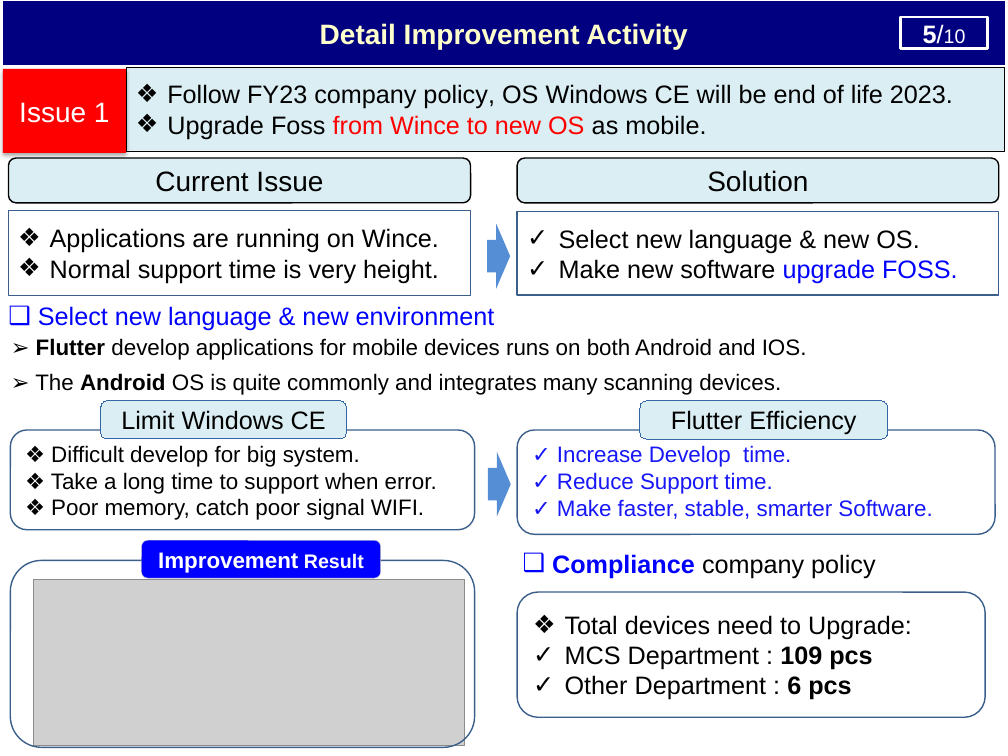
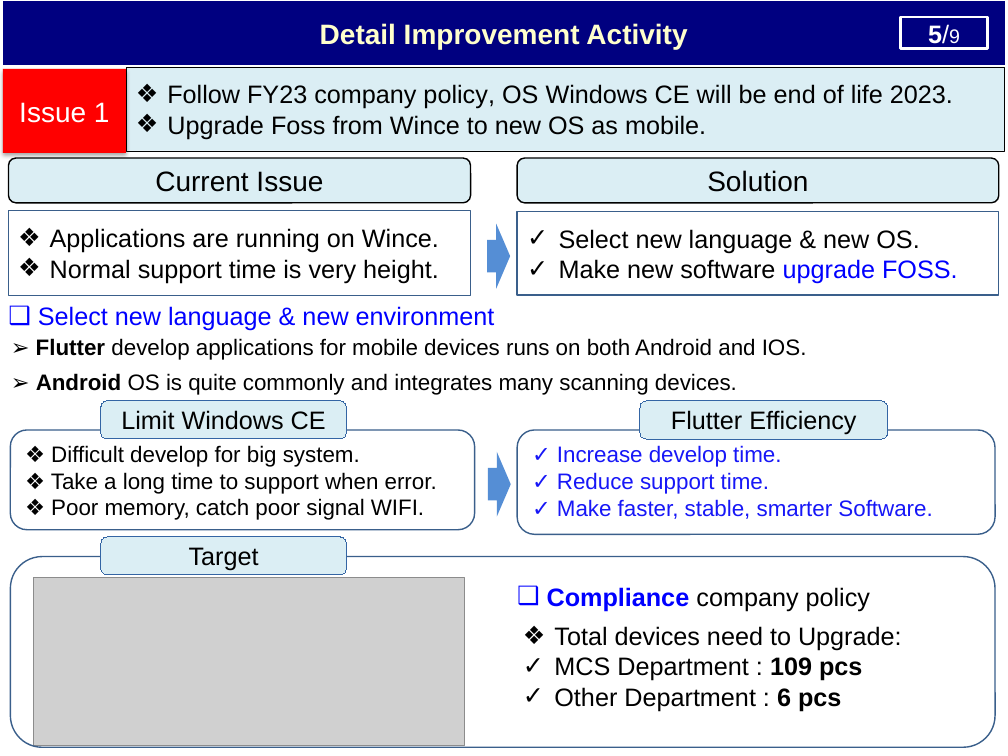
Before and after one commit to thietbicongnghevietnam/ReportPSNV, a slide deck: slide 6 of Report_test.pptx. Drawn at 1008x756 pixels with LibreOffice and Linux fonts; fonts in the diff are those of the drawing; grey boxes stand for pictures. Boxes give left, top, right and bottom in pixels: in the first picture for what was removed or moved away, otherwise in the second. Text is boxed around its words. In the diff, an @@ line names an element or a change of style, - is before the commit and + after.

```diff
--- a/Report_test.pptx
+++ b/Report_test.pptx
@@ text in rectangle at (x1=928, y1=24, x2=960, y2=48): text changed @@
-5/10
+5/9
@@ text in rectangle at (x1=167, y1=115, x2=706, y2=139): text colour #FF0000 to #000000 in "from Wince to new OS" @@
@@ text at (x1=36, y1=373, x2=737, y2=395): text changed @@
-➢ The Android OS is quite commonly and integrates many scanning devices.
+➢ Android OS is quite commonly and integrates many scanning devices.
@@ text in rounded rectangle at (x1=557, y1=445, x2=781, y2=494): text changed @@
-✓ Increase Develop time.
-✓ Reduce Support time.
+✓ Increase develop time.
+✓ Reduce support time.
@@ rounded rectangle "Target" resized from (x1=141, y1=540, x2=380, y2=579) to (x1=101, y1=537, x2=347, y2=576) @@
@@ rounded rectangle "Target" at (x1=101, y1=537, x2=347, y2=576): fill #0000FF to #DBEEF4; outline #BFBFBF 0.25 pt to #3465A4 0 pt @@
@@ rounded rectangle resized from (x1=10, y1=560, x2=475, y2=747) to (x1=10, y1=556, x2=995, y2=747) @@
@@ text in rounded rectangle at (x1=189, y1=547, x2=259, y2=571): text changed; size 16 to 18 pt; text colour #FFFFFF to #000000; bold off @@
-Improvement Result
+Target
@@ text "Compliance company policy" moved from (x1=552, y1=554, x2=875, y2=578) to (x1=547, y1=587, x2=870, y2=611) @@
@@ text "Total devices need to Upgrade:" moved from (x1=517, y1=592, x2=985, y2=717) to (x1=554, y1=626, x2=902, y2=711) @@
@@ text "Total devices need to Upgrade:" at (x1=554, y1=626, x2=902, y2=711): outline #3A5F8C 1 pt to none @@
```
Also in this commit, not shown: 8 other slides changed, 2 other files.
